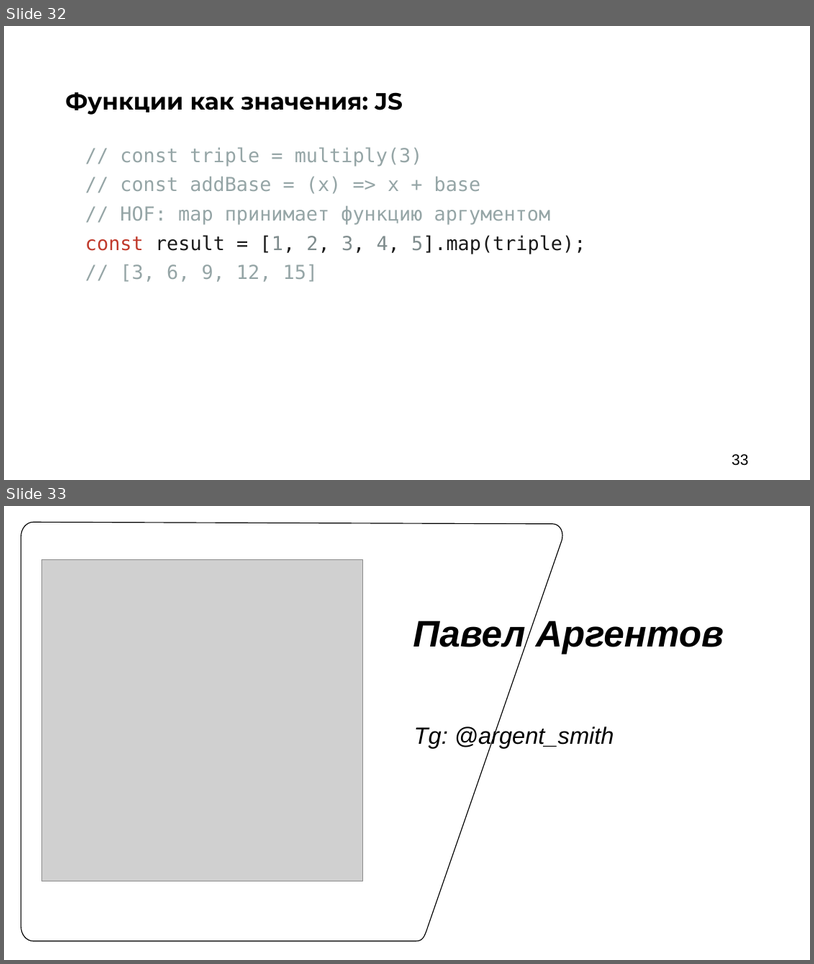
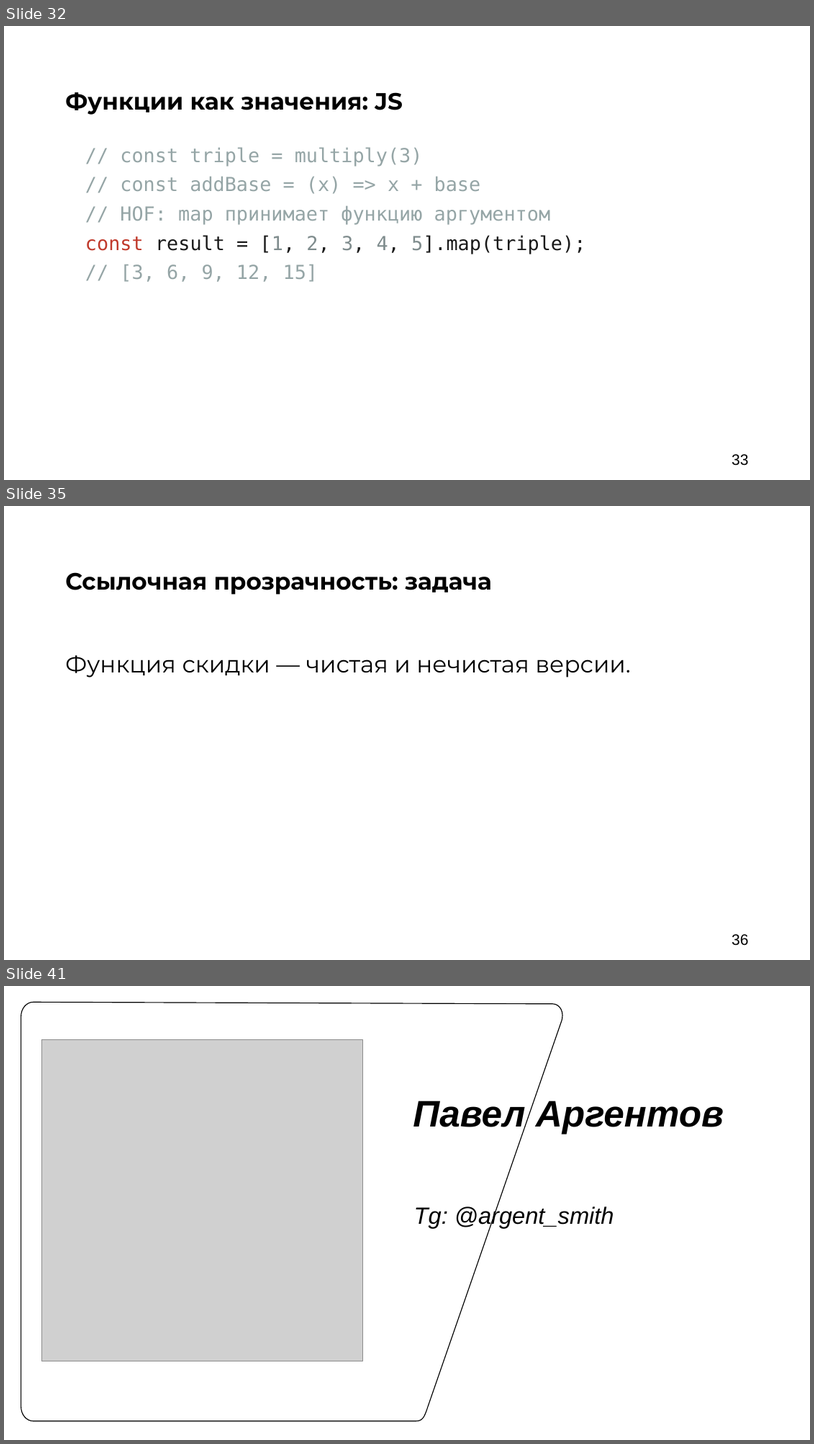
Before and after one commit to argent-smith/presentations, a slide deck: FP_Talk_2026/nastachku/final_presentation.pptx. Shown one above the other, each under a label of ours: slides 32 and 33 before the commit, slides 32, 35 and 41 after it; the slides between them are not shown. The pictures are 814x964 and 814x1444 pixels, drawn with LibreOffice and Linux fonts; fonts in the diff are those of the drawing; grey boxes stand for pictures; background and template pictures are left out. Boxes give left, top, right and bottom in pixels: in the first picture for what was removed or moved away, otherwise in the second. Text is boxed around its words. In the diff, an @@ line names an element or a change of style, - is before the commit and + after.

```diff
--- a/FP_Talk_2026/nastachku/final_presentation.pptx
+++ b/FP_Talk_2026/nastachku/final_presentation.pptx
@@ slide 35 added at bbox=[4, 506, 810, 960], background #FFFFFF @@
@@ text added at bbox=[65, 572, 492, 595], 28 pt, text #000000, bold @@
+Ссылочная прозрачность: задача
@@ text added at bbox=[65, 655, 631, 677], 28 pt, text #000000 @@
+Функция скидки — чистая и нечистая версии.
@@ page number added at bbox=[732, 934, 748, 945], 18 pt, text #000000 @@
+36
@@ what was slide 33 is now slide 41 @@
```
Also in this commit, not shown: 7 other slides added, 1 other file.
